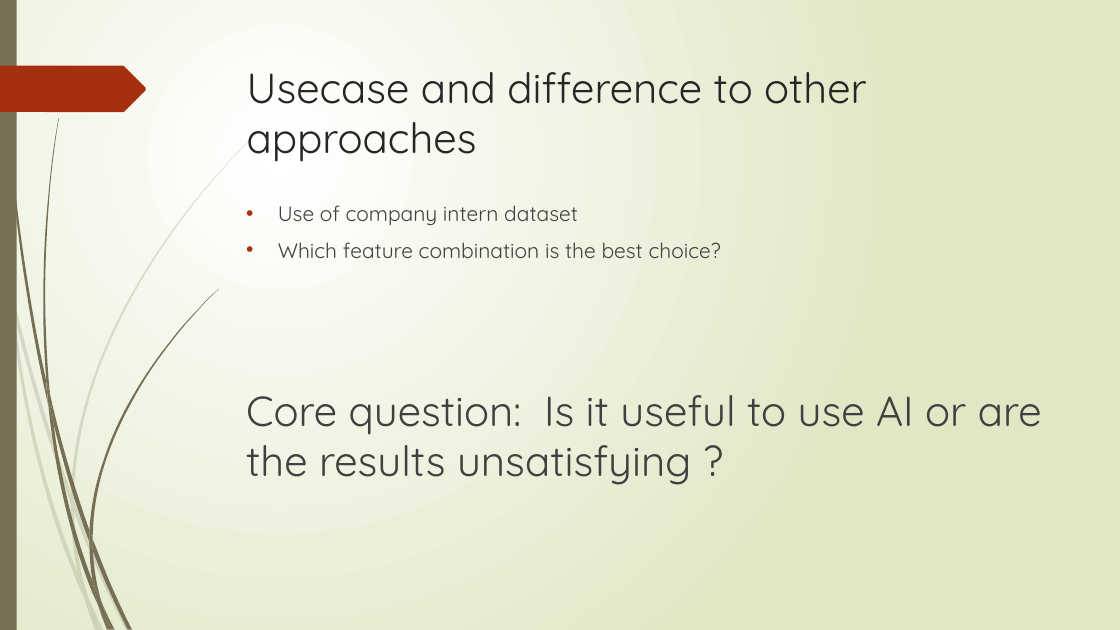
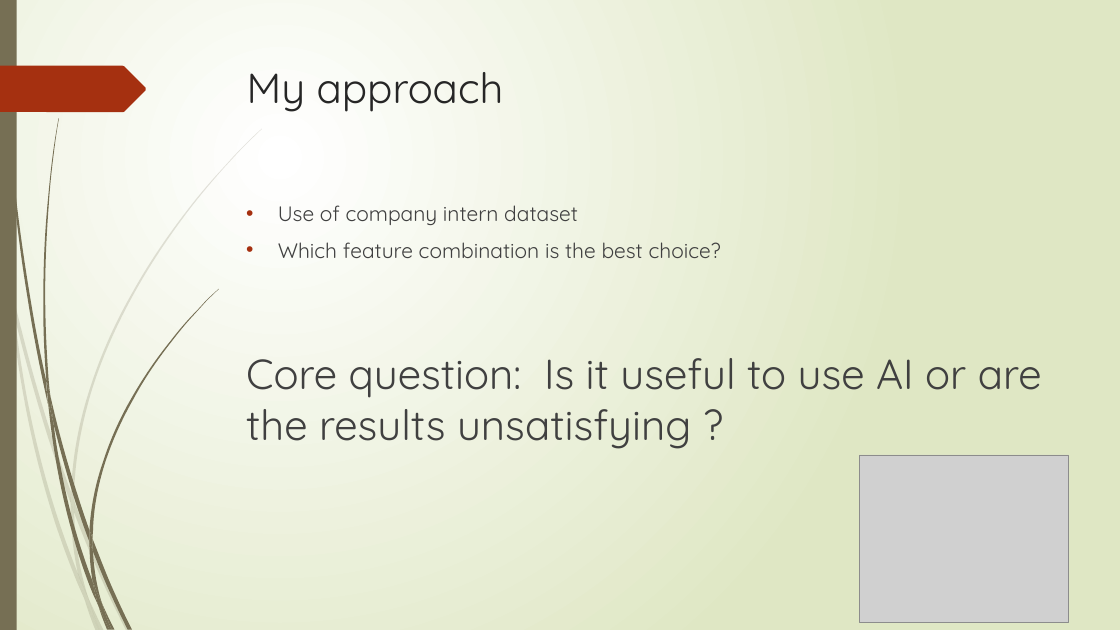
Before and after one commit to Bilobu/BachelorKI, a slide deck: slide 6 of Presentation.pptx. Drawn at 1120x630 pixels with LibreOffice and Linux fonts; fonts in the diff are those of the drawing; grey boxes stand for pictures. Boxes give left, top, right and bottom in pixels: in the first picture for what was removed or moved away, otherwise in the second. Text is boxed around its words. In the diff, an @@ line names an element or a change of style, - is before the commit and + after.

```diff
--- a/Presentation.pptx
+++ b/Presentation.pptx
@@ title at box(247, 72, 504, 112): text changed @@
-Usecase and difference to other approaches
+My approach
@@ text "Use of company intern dataset" rewrapped from box(246, 205, 1042, 485) to box(246, 205, 1042, 449) @@
@@ picture added at box(860, 455, 1069, 623) @@
```
Also in this commit, not shown: 7 other slides changed, 1 slide added, 1 slide removed.
